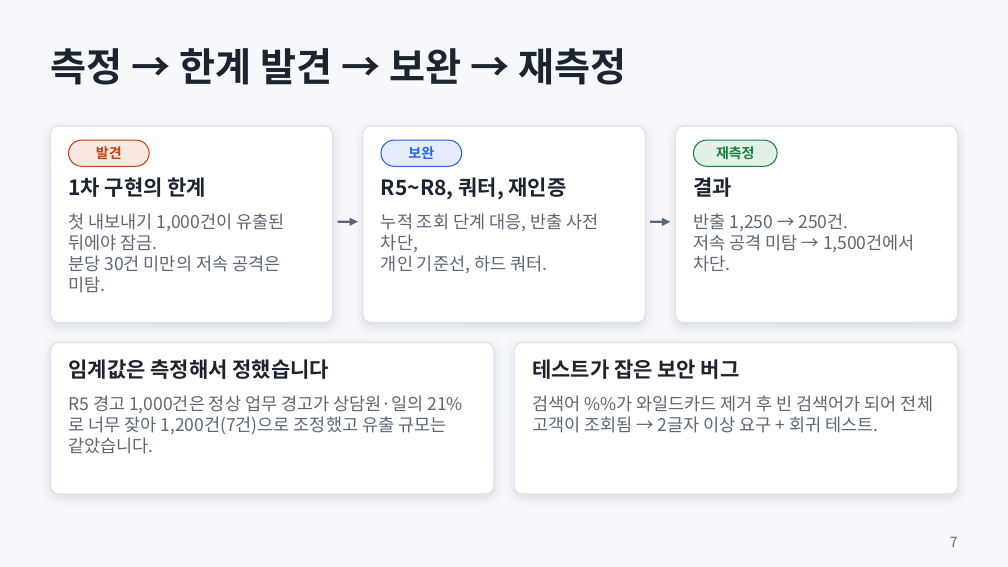
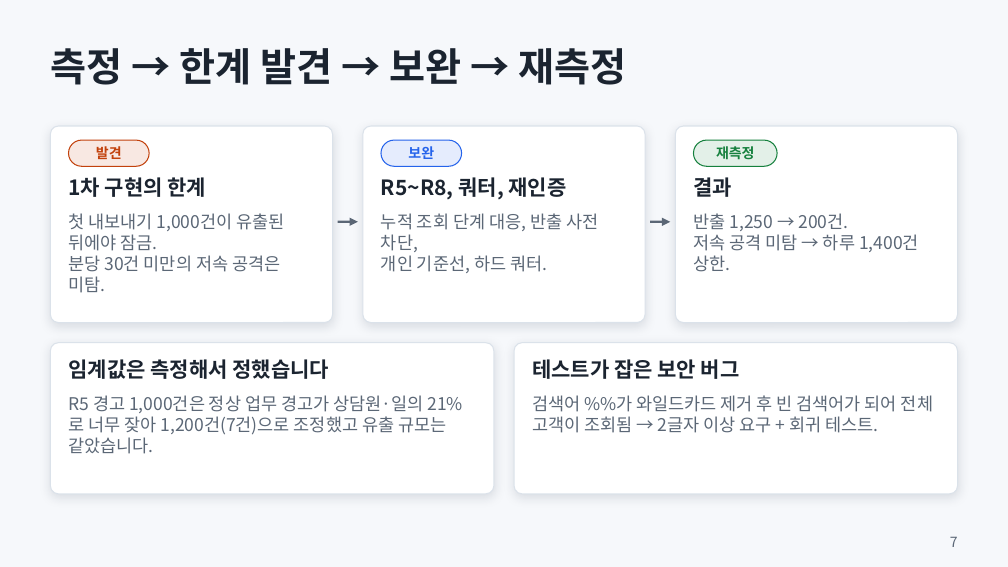
Before and after one commit to shk12170-dev/Defense-follow, a slide deck: slide 7 of docs/presentation.pptx. Drawn at 1008x567 pixels with LibreOffice and Linux fonts; fonts in the diff are those of the drawing. Boxes give left, top, right and bottom in pixels: in the first picture for what was removed or moved away, otherwise in the second. Text is boxed around its words. In the diff, an @@ line names an element or a change of style, - is before the commit and + after.

```diff
--- a/docs/presentation.pptx
+++ b/docs/presentation.pptx
@@ text at [693, 213, 919, 272]: text changed @@
-반출 1,250 → 250건.
-저속 공격 미탐 → 1,500건에서 차단.
+반출 1,250 → 200건.
+저속 공격 미탐 → 하루 1,400건 상한.
```
Also in this commit, not shown: 6 other slides changed, 1 slide added, 15 other files.
